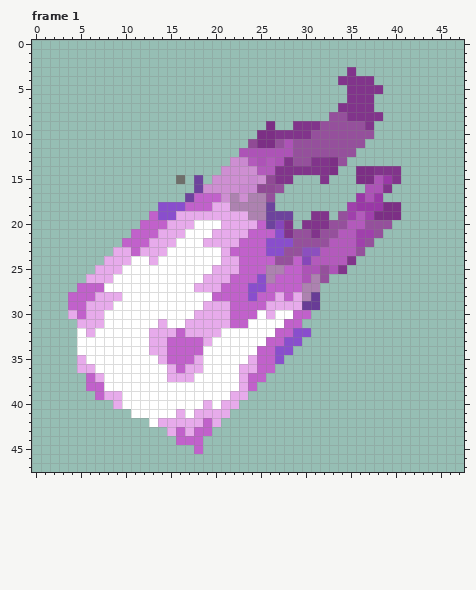
File history of a animated GIF sprite, site/img/mcc/cos/accessories/FireFistViolet.gif. The first picture shows the starting point.
The file is 48x48 pixels. Colours within 5 levels of each other are drawn and written as one. Shown: frame 1. The commit also changed other frames, which this record leaves out.
After the commit:
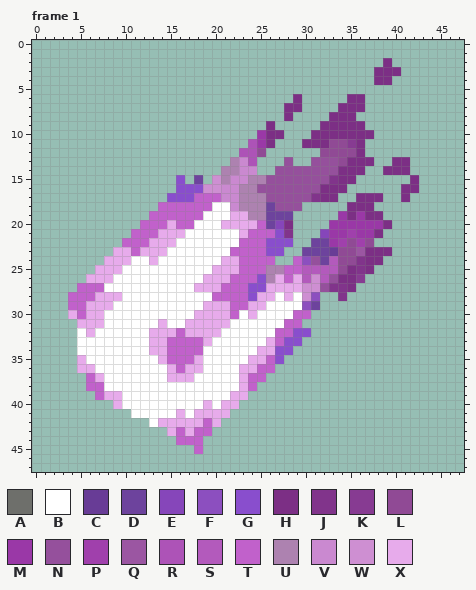
Palette (. is transparent): A #6e6f6b  B #ffffff  C #683c96  D #6d439d  E #8646ba  F #8c4fbf  G #894ecd  H #7c2f85  J #81348b  K #873b92  L #904a95  M #9a38a7  N #95509c  P #a040ac  Q #9b56a2  R #ad53b7  S #b35abc  T #c161cb  U #ad82b0  V #ca89d0  W #ce8fd2  X #e7abeb
Edits made:
--- frame 1
@@ x 12..44 @@
  1 .................................
- 2 .................................
- 3 .......................J.........
- 4 ......................JJJJ.......
- 5 .......................JJJJ......
- 6 .......................JJJ.......
- 7 ......................JJJJ.......
- 8 .....................NNJJJJ......
- 9 ..............H..JJJNNNNNJ.......
-10 .............HHJJJJNNNNNNN.......
-11 ............LHHNRNNNNNNNN........
-12 ...........RRRRRRNNNNNNN.........
-13 ..........WVSRSRJNNJJHN..........
-14 .........WWWWSSJJJJJJH..HHJJJ....
-15 ....A.D.WWWWVWLJJ...J...HHRMJ....
-16 ......DWWWWVVLLN.........RRJ.....
-17 .....DTTTWUWUUN.........MRM......
-18 ..GGGTTTXXUUUUD........PMMMHH....
-19 .TGGXXXXXXXXUUDDD..JJ.NPSPHHH....
-20 TTTXXXBBBXXXXTDEJ.JJJNNSSNNN.....
-21 TTXXXBBBXXXXTTTGJNNJNNSSPPN......
-22 TXXXBBBXXXXTTTGGGNNNNSSSPN.......
-23 XXXBBBBBBXTTTTGGNNFFSSSSN........
-24 BXBBBBBBBXXTTTTNNTESSSSJ.........
-25 BBBBBBBBXXXTTTUUTTRRNRJ..........
-26 BBBBBBBXXXTTTGUTTTRUN............
-27 BBBBBBXXXTTTGGTTTTUU.............
-28 BBBBBBBBTTTTGTTXTXUC.............
-29 BBBBBBBXXXTTTTXXXXCC.............
-30 BBBBBBXXXXTTTBXBBTT..............
-31 BBXBBXXXXXTTBBBBTT...............
+ 2 ...........................H.....
+ 3 ..........................HHH....
+ 4 ..........................HH.....
+ 5 .................................
+ 6 .................H.....HH........
+ 7 ................HH....HHH........
+ 8 ................H....HHH.........
+ 9 ..............H.....HHHHH........
+10 .............MHH...HHHHHHH.......
+11 ............RMH...HHHLLKH........
+12 ...........RRL......LLLLH........
+13 ..........UVR...N..NNNLHHH..HH...
+14 .........UUVV..NNNNNNNHHH..HHH...
+15 ....G.D.WUVVUUNNNNNNNJHH......H..
+16 ....GGGWWVVUUNNNNNNNHHH......HH..
+17 ...GGGTTTVVUUUNNNNNJHH..HHH..H...
+18 ..TTTTTTBBVUUUDNNN.....HHH.......
+19 .TTTTTTBBBXXUUDDD.....MHMHH......
+20 TTTXTTBBBXXXXTDEH....MMMMMMH.....
+21 TTXXXBBBBBBXTTTGJ...EMMPMMH......
+22 TXXXBBBBBBBTTTGGG..DDMPLPL.......
+23 XXXBBBBBBBTTTTGG..DDDCLLQHHH.....
+24 BXBBBBBBBXXTTTT..TFNDSLLJHH......
+25 BBBBBBBBXXXTTTUUTTSSSSLHJH.......
+26 BBBBBBBXXXTTTGUXTXSWSNHHK........
+27 BBBBBBXXXTTTGGXXXXWWNJJH.........
+28 BBBBBBBBTTTTGXXBXBWF..J..........
+29 BBBBBBBXXXTTXXBBBBFD.............
+30 BBBBBBXXXXTBXBBBBTT..............
+31 BBXBBXXXXXBBBBBBTT...............
 32 BXXXTXXXXBBBBBBTTGG..............
-33 BXXTTTTXBBBBBBTTGG...............
-34 BXXTTTTBBBBBBTTGG................
-35 BBXTTTXBBBBBXTTG.................
+33 BXXTTTTXBBBBBBXTGG...............
+34 BXXTTTTBBBBBBXXGG................
+35 BBXTTTXBBBBBXXTG.................
 36 BBBXTXXBBBBXXTT..................
